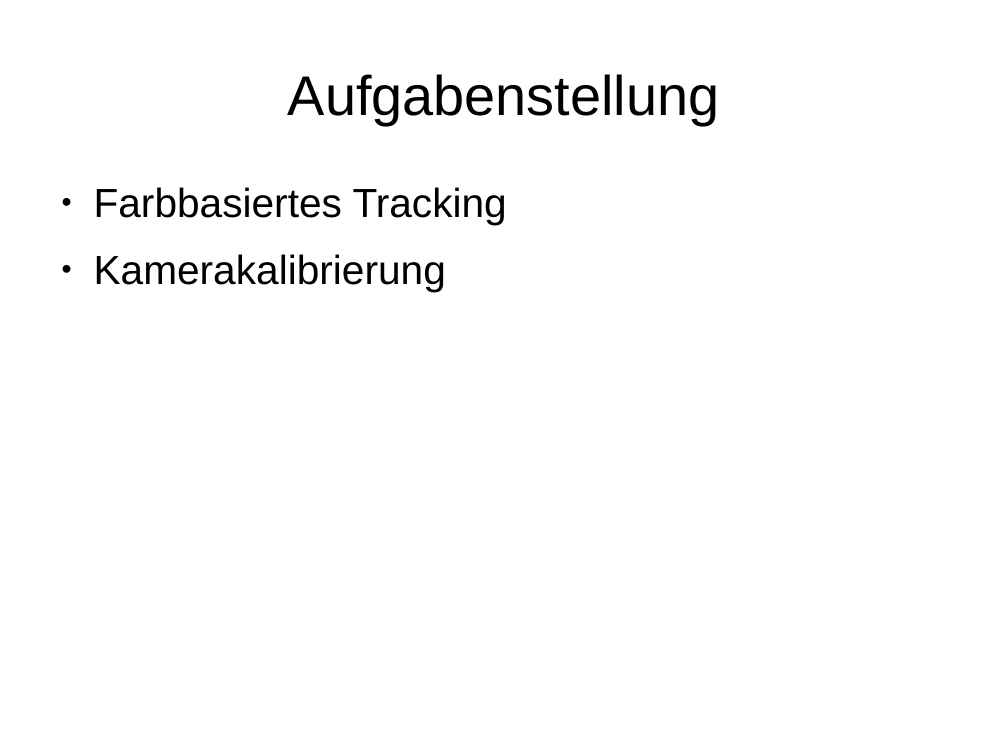
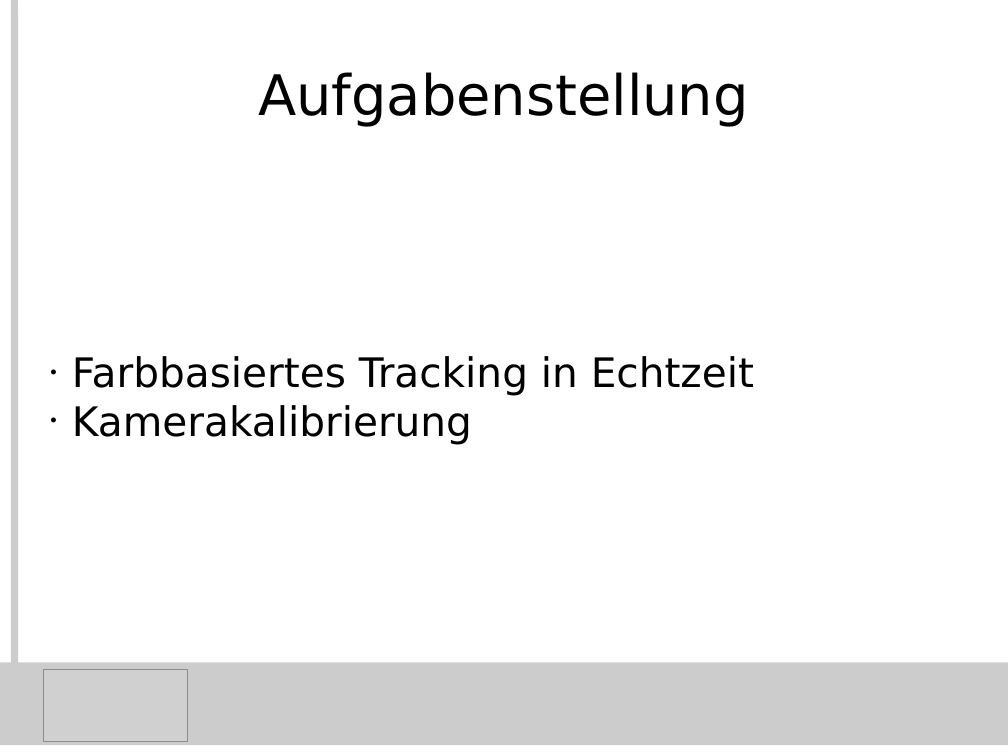
Before and after one commit to KITrokopter/Presentation, a slide deck: slide 2 of camera_module/Folien Kameramodul.odp. Drawn at 1008x756 pixels with LibreOffice and Linux fonts; fonts in the diff are those of the drawing; grey boxes stand for pictures. Boxes give left, top, right and bottom in pixels: in the first picture for what was removed or moved away, otherwise in the second. Text is boxed around its words. In the diff, an @@ line names an element or a change of style, - is before the commit and + after.

```diff
--- a/camera_module/Folien Kameramodul.odp
+++ b/camera_module/Folien Kameramodul.odp
@@ line added from (15, 0) to (15, 735), #CCCCCC 5.67 pt @@
@@ title "Aufgabenstellung" at (x1=258, y1=72, x2=749, y2=127): font Arial to DejaVu Sans @@
@@ subtitle "Farbbasiertes Tracking in Echtzeit" at (x1=72, y1=356, x2=754, y2=445): vertical alignment top to middle @@
@@ subtitle at (x1=72, y1=356, x2=754, y2=396): text changed; font Arial to DejaVu Sans @@
-● Farbbasiertes Tracking
+• Farbbasiertes Tracking in Echtzeit
@@ subtitle at (x1=72, y1=405, x2=472, y2=445): font Arial to DejaVu Sans in "Kamerakalibrierung"; bullet ● to •; less space between paragraphs @@
@@ rectangle added at (x1=0, y1=662, x2=1008, y2=745), fill #CCCCCC @@
@@ picture added at (x1=43, y1=670, x2=187, y2=742) @@
```
Also in this commit, not shown: 3 other slides changed, 1 other file.
